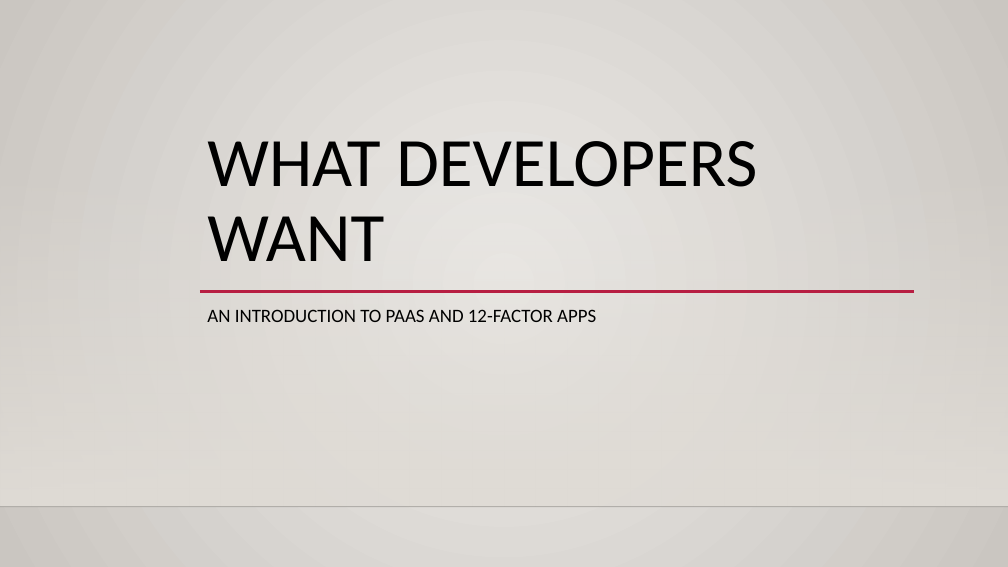
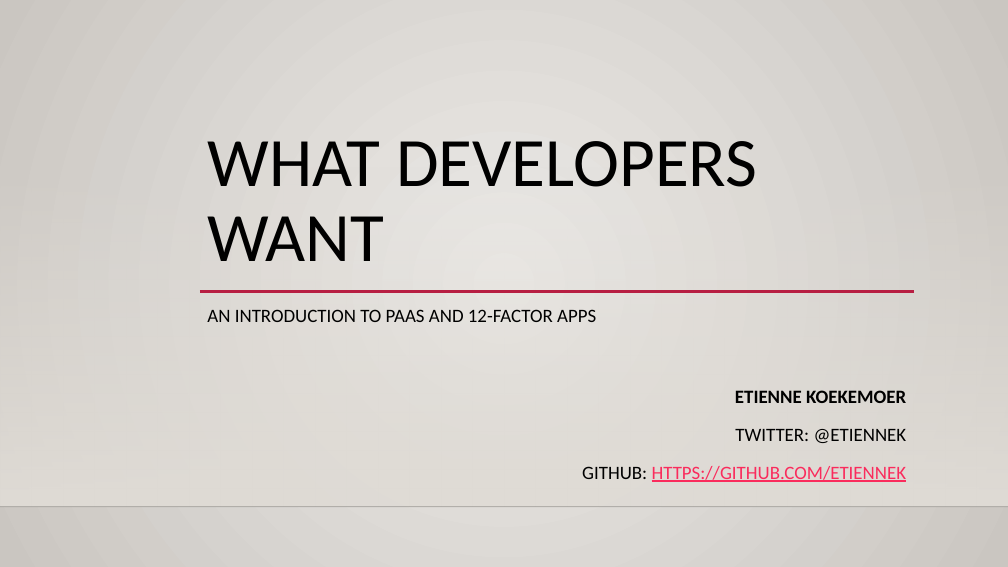
Before and after one commit to EtienneK/arch-f2f-2017-03, a slide deck: slide 1 of presentation.pptx. Drawn at 1008x567 pixels with LibreOffice and Linux fonts; fonts in the diff are those of the drawing; background and template pictures are left out. Boxes give left, top, right and bottom in pixels: in the first picture for what was removed or moved away, otherwise in the second. Text is boxed around its words. In the diff, an @@ line names an element or a change of style, - is before the commit and + after.

```diff
--- a/presentation.pptx
+++ b/presentation.pptx
@@ text added at <box>582,390,907,482</box>, 18 pt, text #000000 @@
+ETIENNE KOEKEMOER
+TWITTER: @ETIENNEK
+GITHUB: HTTPS://GITHUB.COM/ETIENNEK
```
Also in this commit, not shown: 1 other slide changed, 3 other files.
